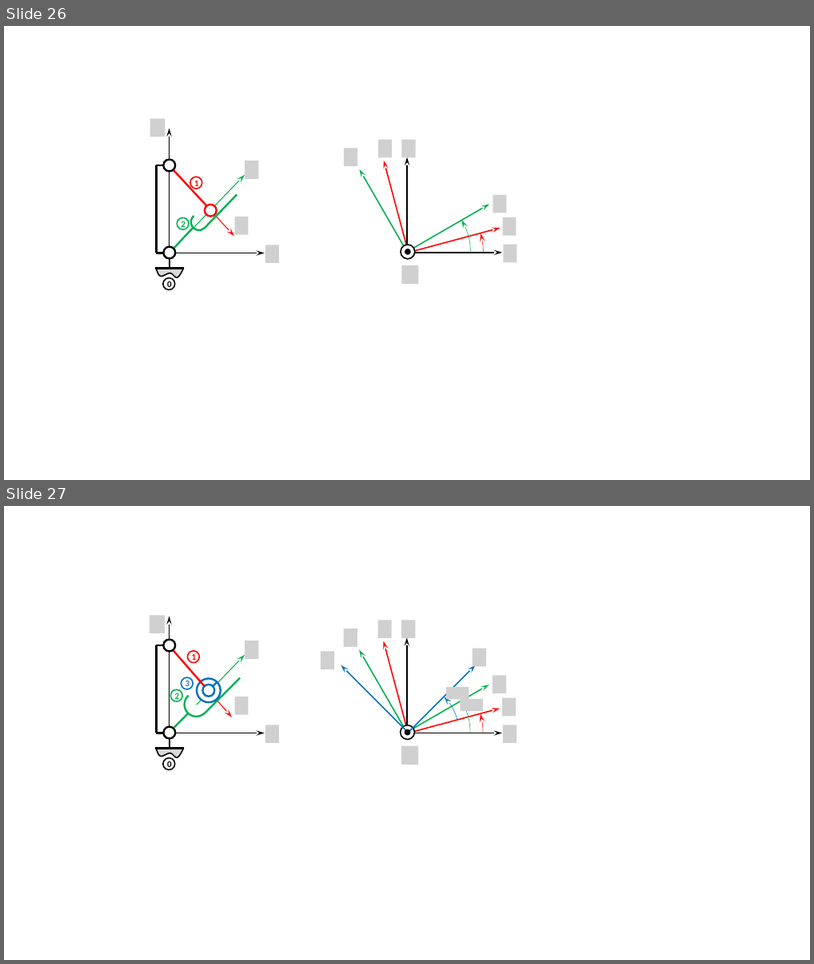
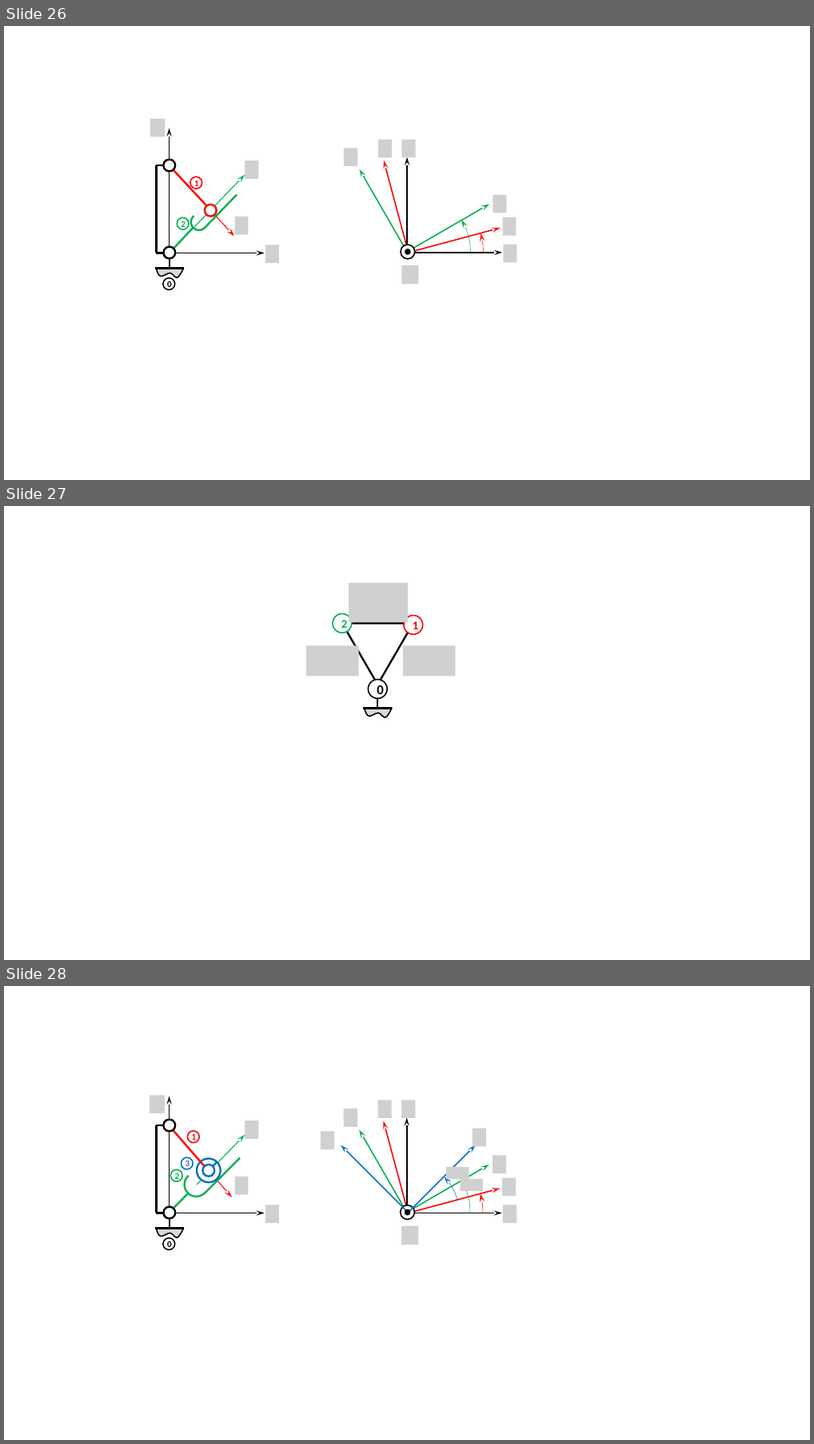
Before and after one commit to xpessoles/ExercicesCompetences, a slide deck: MecanismesDeBase/Figures.pptx. Shown one above the other, each under a label of ours: slides 26 and 27 before the commit, slides 26, 27 and 28 after it. The pictures are 814x964 and 814x1444 pixels, drawn with LibreOffice and Linux fonts; fonts in the diff are those of the drawing; grey boxes stand for pictures; background and template pictures are left out. Boxes give left, top, right and bottom in pixels: in the first picture for what was removed or moved away, otherwise in the second. Text is boxed around its words. In the diff, an @@ line names an element or a change of style, - is before the commit and + after.

```diff
--- a/MecanismesDeBase/Figures.pptx
+++ b/MecanismesDeBase/Figures.pptx
@@ slide 27 added at [4,506,810,960], background #FFFFFF @@
@@ picture added at [349,583,408,622] @@
@@ ellipse added at [333,614,352,632], fill #FFFFFF, outline #00B050 1.5 pt, 14 pt, text #00B050, bold @@
+2
@@ triangle added at [342,624,413,684], outline #000000 2.25 pt @@
@@ ellipse added at [404,616,422,634], fill #FFFFFF, outline #FF0000 1.5 pt, 14 pt, text #FF0000, bold @@
+1
@@ picture added at [306,646,359,676] @@
@@ picture added at [403,646,456,676] @@
@@ ellipse added at [368,679,387,698], fill #FFFFFF, outline #000000 1.5 pt, 16 pt, text #000000, bold @@
+0
@@ line added from (392, 708) to (363, 708), #000000 2.25 pt @@
@@ freeform shape added at [365,708,392,717], fill #D9D9D9, outline #000000 1.5 pt @@
@@ line added from (378, 698) to (378, 708), #000000 2.25 pt @@
@@ what was slide 27 is now slide 28 @@
```
Also in this commit, not shown: 5 other files.
